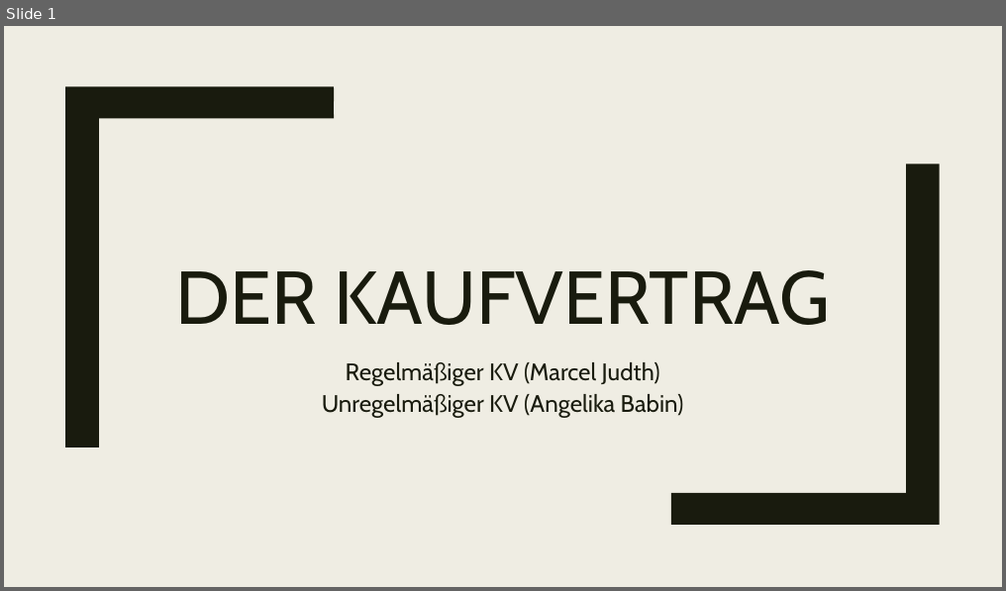
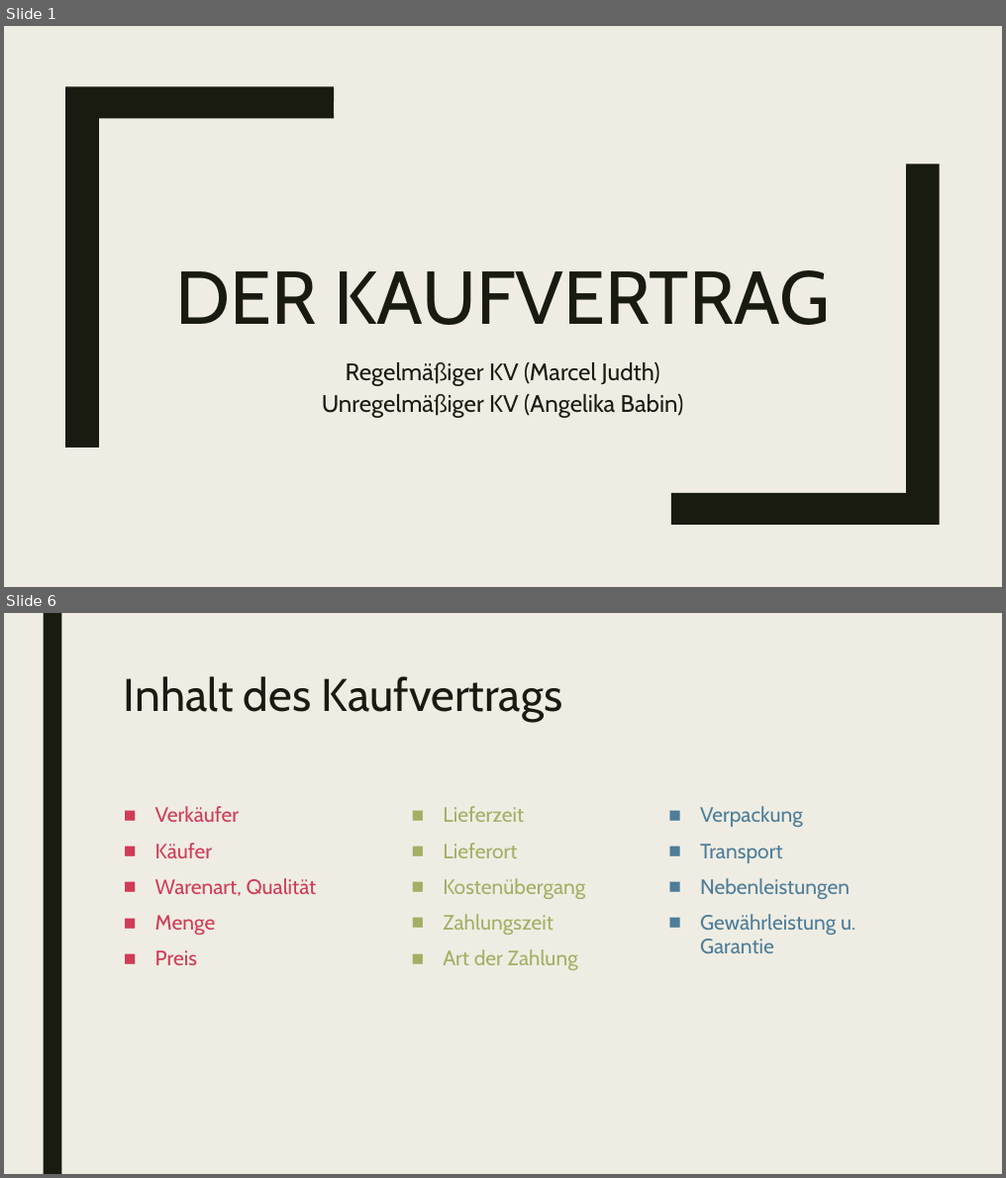
Before and after one commit to Judth34/Schule, a slide deck: 5.AHIFS/BWM2/Kaufvertrag_Referat.pptx. Shown one above the other, each under a label of ours: slide 1 before the commit, slides 1 and 6 after it; the slides between them are not shown. The pictures are 1006x591 and 1006x1178 pixels, drawn with LibreOffice and Linux fonts; fonts in the diff are those of the drawing. Boxes give left, top, right and bottom in pixels: in the first picture for what was removed or moved away, otherwise in the second. Text is boxed around its words. In the diff, an @@ line names an element or a change of style, - is before the commit and + after.

```diff
--- a/5.AHIFS/BWM2/Kaufvertrag_Referat.pptx
+++ b/5.AHIFS/BWM2/Kaufvertrag_Referat.pptx
@@ slide 6 added at (x1=4, y1=613, x2=1002, y2=1174), background #EFEDE3 @@
@@ rectangle added at (x1=43, y1=613, x2=61, y2=1174), fill #191B0E @@
@@ title added at (x1=124, y1=676, x2=562, y2=722), 44 pt, text #191B0E @@
+Inhalt des Kaufvertrags
@@ text added at (x1=155, y1=806, x2=317, y2=965), 20 pt, text #D13B56 @@
+■ Verkäufer
+■ Käufer
+■ Warenart, Qualität
+■ Menge
+■ Preis
@@ text added at (x1=443, y1=806, x2=585, y2=970), 20 pt, text #A3AF65 @@
+■ Lieferzeit
+■ Lieferort
+■ Kostenübergang
+■ Zahlungszeit
+■ Art der Zahlung
@@ text added at (x1=700, y1=806, x2=855, y2=955), 20 pt, text #4D7D99 @@
+■ Verpackung
+■ Transport
+■ Nebenleistungen
+■ Gewährleistung u. Garantie
```
Also in this commit, not shown: 19 other slides added, 2 slides removed, 8 other files.
